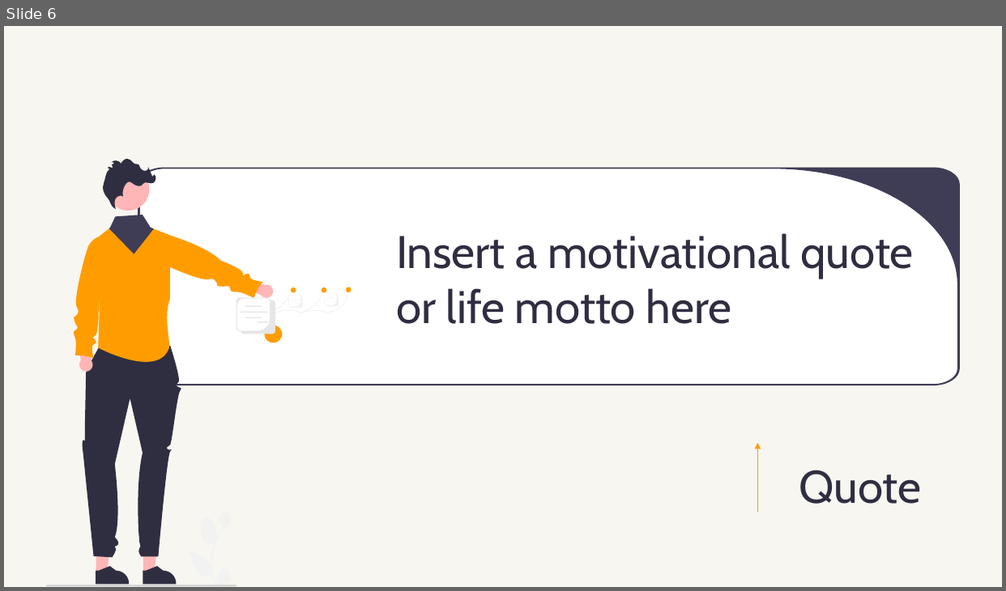
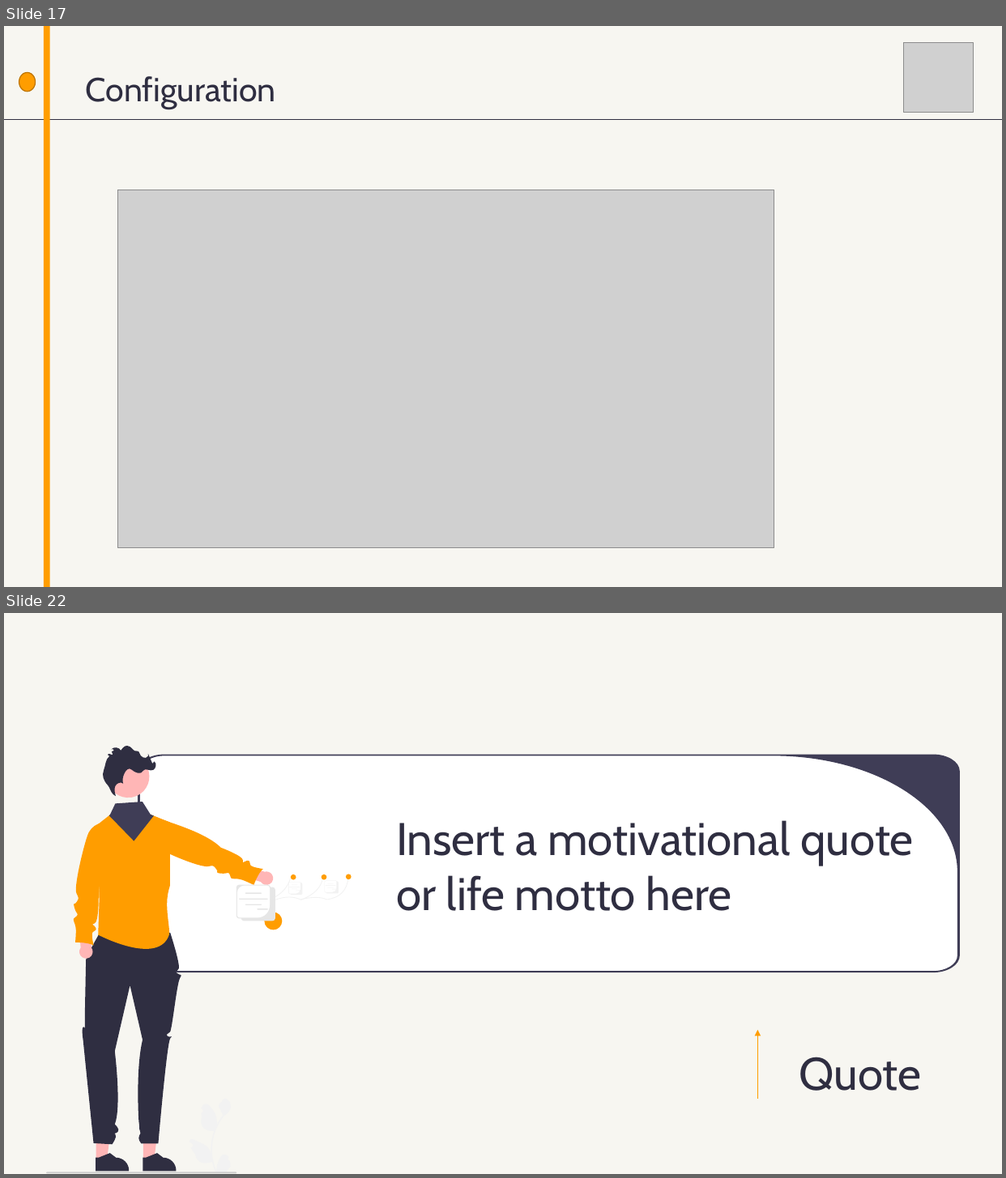
Before and after one commit to AbdessamadAbdaoui/Presentation_Git, a slide deck: presentation_Git.pptx. Shown one above the other, each under a label of ours: slide 6 before the commit, slides 17 and 22 after it; the slides between them are not shown. The pictures are 1006x591 and 1006x1178 pixels, drawn with LibreOffice and Linux fonts; fonts in the diff are those of the drawing; grey boxes stand for pictures. Boxes give left, top, right and bottom in pixels: in the first picture for what was removed or moved away, otherwise in the second. Text is boxed around its words. In the diff, an @@ line names an element or a change of style, - is before the commit and + after.

```diff
--- a/presentation_Git.pptx
+++ b/presentation_Git.pptx
@@ slide 17 added at (x1=4, y1=26, x2=1002, y2=587), background #F7F6F1 @@
@@ rectangle added at (x1=44, y1=26, x2=49, y2=587), fill #FF9D00 @@
@@ picture added at (x1=903, y1=42, x2=973, y2=112) @@
@@ ellipse added at (x1=19, y1=72, x2=36, y2=91), fill #FF9D00, outline #BF7600 1 pt @@
@@ text added at (x1=86, y1=76, x2=276, y2=109), 32 pt, text #2F2E41 @@
+Configuration
@@ rectangle added at (x1=903, y1=97, x2=918, y2=100), fill #FF9D00 @@
@@ line added from (4, 120) to (1002, 120), #2F2E41 1 pt @@
@@ picture added at (x1=117, y1=190, x2=774, y2=548) @@
@@ what was slide 6 is now slide 22 @@
```
Also in this commit, not shown: 2 slides changed, 27 other slides added, 2 slides removed.
